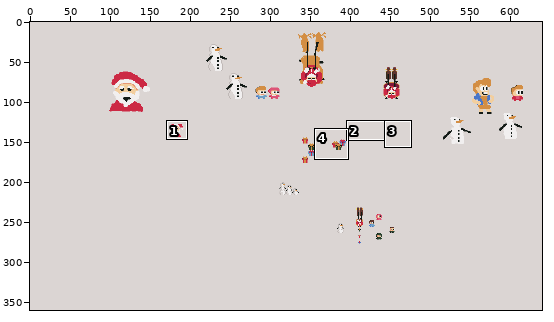
File history of a pixel-art file, rouge/Assets/Art/Drafts.aseprite. Above, an overview of the earlier version with the close-up marked.
Close-up. Before:
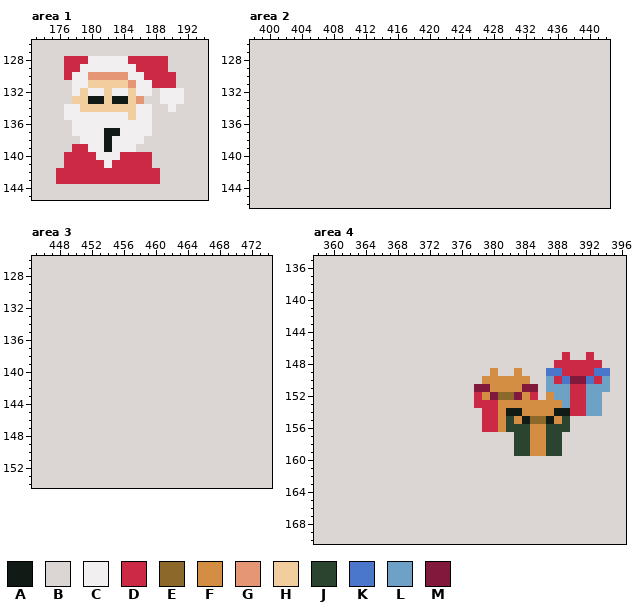
640x360 pixels, 1 frame. Shown: area 1: x 173..194, y 126..145; area 2: x 398..442, y 126..146; area 3: x 445..474, y 126..154; area 4: x 358..396, y 135..170. The commit also changed other parts of the picture, which this record leaves out.
Visible layers, top first: "Flattened #2", "santa/Layer 5", "santa/Layer 4", "Flattened", "Layer 3", "Layer 1".
Palette (. is transparent): A #121a16  B #dbd5d3  C #f1efef  D #cc2944  E #8c692a  F #d38e44  G #e59775  H #f2ce9e  J #2a442f  K #4a77c9  L #6ea1c6  M #80193b
Pixels before, area 1, first column x 173:
126 BBBBBBBBBBBBBBBBBBBBBB
127 BBBBBBBBBBBBBBBBBBBBBB
128 BBBBDDDCCCCCDDDDDBBBBB
129 BBBBDDCCCCCCCDDDDBBBBB
130 BBBBDCCGGGGGCCDDDDBBBB
131 BBBBBCCHHHHHGCCDDDBBBB
132 BBBBBCHCCHCCHCCBCCCBBB
133 BBBBBHHAAHAAHGBBCCCBBB
134 BBBBCCHHHHHHHCCBBCBBBB
135 BBBBCCCCCCCCHCCBBBBBBB
136 BBBBBCCCCCCCCCCBBBBBBB
137 BBBBBCCCCAACCCCBBBBBBB
138 BBBBBBCCCACCCCBBBBBBBB
139 BBBBBDDCCACCCBBBBBBBBB
140 BBBBDDDDCCCDDDDBBBBBBB
141 BBBBDDDDDCDDDDDBBBBBBB
142 BBBDDDDDDDDDDDDDBBBBBB
143 BBBDDDDDDDDDDDDDBBBBBB
144 BBBBBBBBBBBBBBBBBBBBBB
145 BBBBBBBBBBBBBBBBBBBBBB
Pixels before, area 2, first column x 398:
126 BBBBBBBBBBBBBBBBBBBBBBBBBBBBBBBBBBBBBBBBBBBBB
127 BBBBBBBBBBBBBBBBBBBBBBBBBBBBBBBBBBBBBBBBBBBBB
128 BBBBBBBBBBBBBBBBBBBBBBBBBBBBBBBBBBBBBBBBBBBBB
129 BBBBBBBBBBBBBBBBBBBBBBBBBBBBBBBBBBBBBBBBBBBBB
130 BBBBBBBBBBBBBBBBBBBBBBBBBBBBBBBBBBBBBBBBBBBBB
131 BBBBBBBBBBBBBBBBBBBBBBBBBBBBBBBBBBBBBBBBBBBBB
132 BBBBBBBBBBBBBBBBBBBBBBBBBBBBBBBBBBBBBBBBBBBBB
133 BBBBBBBBBBBBBBBBBBBBBBBBBBBBBBBBBBBBBBBBBBBBB
134 BBBBBBBBBBBBBBBBBBBBBBBBBBBBBBBBBBBBBBBBBBBBB
135 BBBBBBBBBBBBBBBBBBBBBBBBBBBBBBBBBBBBBBBBBBBBB
136 BBBBBBBBBBBBBBBBBBBBBBBBBBBBBBBBBBBBBBBBBBBBB
137 BBBBBBBBBBBBBBBBBBBBBBBBBBBBBBBBBBBBBBBBBBBBB
138 BBBBBBBBBBBBBBBBBBBBBBBBBBBBBBBBBBBBBBBBBBBBB
139 BBBBBBBBBBBBBBBBBBBBBBBBBBBBBBBBBBBBBBBBBBBBB
140 BBBBBBBBBBBBBBBBBBBBBBBBBBBBBBBBBBBBBBBBBBBBB
141 BBBBBBBBBBBBBBBBBBBBBBBBBBBBBBBBBBBBBBBBBBBBB
142 BBBBBBBBBBBBBBBBBBBBBBBBBBBBBBBBBBBBBBBBBBBBB
143 BBBBBBBBBBBBBBBBBBBBBBBBBBBBBBBBBBBBBBBBBBBBB
144 BBBBBBBBBBBBBBBBBBBBBBBBBBBBBBBBBBBBBBBBBBBBB
145 BBBBBBBBBBBBBBBBBBBBBBBBBBBBBBBBBBBBBBBBBBBBB
146 BBBBBBBBBBBBBBBBBBBBBBBBBBBBBBBBBBBBBBBBBBBBB
Pixels before, area 3, first column x 445:
126 BBBBBBBBBBBBBBBBBBBBBBBBBBBBBB
127 BBBBBBBBBBBBBBBBBBBBBBBBBBBBBB
128 BBBBBBBBBBBBBBBBBBBBBBBBBBBBBB
129 BBBBBBBBBBBBBBBBBBBBBBBBBBBBBB
130 BBBBBBBBBBBBBBBBBBBBBBBBBBBBBB
131 BBBBBBBBBBBBBBBBBBBBBBBBBBBBBB
132 BBBBBBBBBBBBBBBBBBBBBBBBBBBBBB
133 BBBBBBBBBBBBBBBBBBBBBBBBBBBBBB
134 BBBBBBBBBBBBBBBBBBBBBBBBBBBBBB
135 BBBBBBBBBBBBBBBBBBBBBBBBBBBBBB
136 BBBBBBBBBBBBBBBBBBBBBBBBBBBBBB
137 BBBBBBBBBBBBBBBBBBBBBBBBBBBBBB
138 BBBBBBBBBBBBBBBBBBBBBBBBBBBBBB
139 BBBBBBBBBBBBBBBBBBBBBBBBBBBBBB
140 BBBBBBBBBBBBBBBBBBBBBBBBBBBBBB
141 BBBBBBBBBBBBBBBBBBBBBBBBBBBBBB
142 BBBBBBBBBBBBBBBBBBBBBBBBBBBBBB
143 BBBBBBBBBBBBBBBBBBBBBBBBBBBBBB
144 BBBBBBBBBBBBBBBBBBBBBBBBBBBBBB
145 BBBBBBBBBBBBBBBBBBBBBBBBBBBBBB
146 BBBBBBBBBBBBBBBBBBBBBBBBBBBBBB
147 BBBBBBBBBBBBBBBBBBBBBBBBBBBBBB
148 BBBBBBBBBBBBBBBBBBBBBBBBBBBBBB
149 BBBBBBBBBBBBBBBBBBBBBBBBBBBBBB
150 BBBBBBBBBBBBBBBBBBBBBBBBBBBBBB
151 BBBBBBBBBBBBBBBBBBBBBBBBBBBBBB
152 BBBBBBBBBBBBBBBBBBBBBBBBBBBBBB
153 BBBBBBBBBBBBBBBBBBBBBBBBBBBBBB
154 BBBBBBBBBBBBBBBBBBBBBBBBBBBBBB
Pixels before, area 4, first column x 358:
135 BBBBBBBBBBBBBBBBBBBBBBBBBBBBBBBBBBBBBBB
136 BBBBBBBBBBBBBBBBBBBBBBBBBBBBBBBBBBBBBBB
137 BBBBBBBBBBBBBBBBBBBBBBBBBBBBBBBBBBBBBBB
138 BBBBBBBBBBBBBBBBBBBBBBBBBBBBBBBBBBBBBBB
139 BBBBBBBBBBBBBBBBBBBBBBBBBBBBBBBBBBBBBBB
140 BBBBBBBBBBBBBBBBBBBBBBBBBBBBBBBBBBBBBBB
141 BBBBBBBBBBBBBBBBBBBBBBBBBBBBBBBBBBBBBBB
142 BBBBBBBBBBBBBBBBBBBBBBBBBBBBBBBBBBBBBBB
143 BBBBBBBBBBBBBBBBBBBBBBBBBBBBBBBBBBBBBBB
144 BBBBBBBBBBBBBBBBBBBBBBBBBBBBBBBBBBBBBBB
145 BBBBBBBBBBBBBBBBBBBBBBBBBBBBBBBBBBBBBBB
146 BBBBBBBBBBBBBBBBBBBBBBBBBBBBBBBBBBBBBBB
147 BBBBBBBBBBBBBBBBBBBBBBBBBBBBBBBDBBDBBBB
148 BBBBBBBBBBBBBBBBBBBBBBBBBBBBBBDDDDDDBBB
149 BBBBBBBBBBBBBBBBBBBBBBFBBFBBBKKDDDDKKBB
150 BBBBBBBBBBBBBBBBBBBBBFFFFFFBBLDKMMKDLBB
151 BBBBBBBBBBBBBBBBBBBBMMFFFFMMBLLLDDLLLBB
152 BBBBBBBBBBBBBBBBBBBBDFMEEMFDBFLLDDLLBBB
153 BBBBBBBBBBBBBBBBBBBBDDDFFFFFFFFLDDLLBBB
154 BBBBBBBBBBBBBBBBBBBBBDDFAAFFFFAADDLLBBB
155 BBBBBBBBBBBBBBBBBBBBBDDFJFAEEAFJBBBBBBB
156 BBBBBBBBBBBBBBBBBBBBBDDFJJJFFJJJBBBBBBB
157 BBBBBBBBBBBBBBBBBBBBBBBBBJJFFJJBBBBBBBB
158 BBBBBBBBBBBBBBBBBBBBBBBBBJJFFJJBBBBBBBB
159 BBBBBBBBBBBBBBBBBBBBBBBBBJJFFJJBBBBBBBB
160 BBBBBBBBBBBBBBBBBBBBBBBBBBBBBBBBBBBBBBB
161 BBBBBBBBBBBBBBBBBBBBBBBBBBBBBBBBBBBBBBB
162 BBBBBBBBBBBBBBBBBBBBBBBBBBBBBBBBBBBBBBB
163 BBBBBBBBBBBBBBBBBBBBBBBBBBBBBBBBBBBBBBB
164 BBBBBBBBBBBBBBBBBBBBBBBBBBBBBBBBBBBBBBB
165 BBBBBBBBBBBBBBBBBBBBBBBBBBBBBBBBBBBBBBB
166 BBBBBBBBBBBBBBBBBBBBBBBBBBBBBBBBBBBBBBB
167 BBBBBBBBBBBBBBBBBBBBBBBBBBBBBBBBBBBBBBB
168 BBBBBBBBBBBBBBBBBBBBBBBBBBBBBBBBBBBBBBB
169 BBBBBBBBBBBBBBBBBBBBBBBBBBBBBBBBBBBBBBB
170 BBBBBBBBBBBBBBBBBBBBBBBBBBBBBBBBBBBBBBB
After the commit:
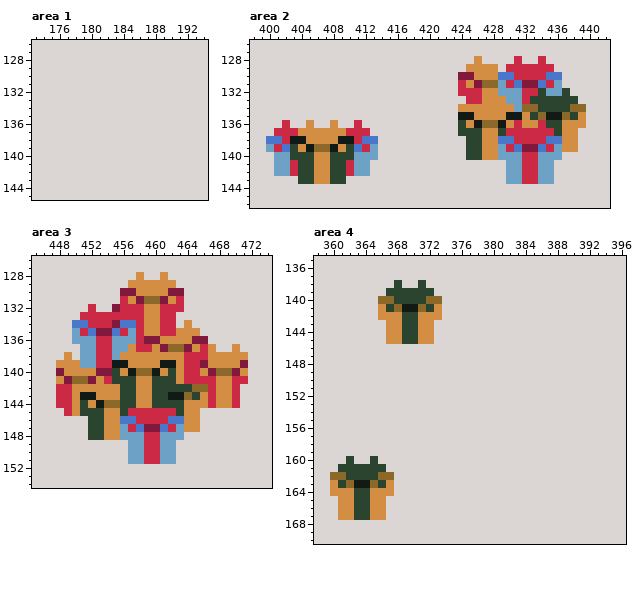
Changes in this commit:
layer "Flattened #2" removed
Changed rows in their new state; - is an unchanged pixel.
Area 1:
first column x 176:
128 -BBBBBBBBBBBBB--
129 -BBBBBBBBBBBBB--
130 -BBBBBBBBBBBBBB-
131 --BBBBBBBBBBBBB-
132 --BBBBBBBBBB-BBB
133 --BBBBBBBBB--BBB
134 -BBBBBBBBBBB--B-
135 -BBBBBBBBBBB----
136 --BBBBBBBBBB----
137 --BBBBBBBBBB----
138 ---BBBBBBBB-----
139 --BBBBBBBB------
140 -BBBBBBBBBBB----
141 -BBBBBBBBBBB----
142 BBBBBBBBBBBBB---
143 BBBBBBBBBBBBB---
Area 2, layer "Layer 3":
first column x 400:
128 --------------------------F----D--D-----
129 -------------------------FFFF-DDDDDD----
130 ------------------------MMFFFKKDDDDKK---
131 ------------------------DFMEELDKMMKDL---
132 ------------------------DDDFFLLLDDJLLJ--
133 -------------------------DDFFFLLDJJJJJJ-
134 ------------------------FFFFFFFLEEJJJJEE
135 ------------------------AAFFFFAAFJEAAEJF
136 --D--F--F--D------------JFAEEAFDFFDJJFFF
137 -DDDFFFFFFDDD-----------JJJFFJDDDDDDJFF-
138 KKDAAFFFFAADKK-----------JJFFKKDDDDKKFF-
139 LDKJFAEEAFJKDL-----------JJFFLDKMMKDLFF-
140 -LLJJJFFJJJLLL-----------JJFFLLLDDLLL---
141 -LLDJJFFJJDLL-----------------LLDDLL----
142 -LLDJJFFJJDLL-----------------LLDDLL----
143 ----JJFFJJ--------------------LLDDLL----
Area 3, layer "Layer 3":
first column x 448:
128 ----------F--F----------
129 ---------FFFFFF---------
130 --------MMFFFFMM--------
131 --------DFMEEMFD--------
132 ----D--MDDDFFDDD--------
133 ---DDDDDDDDFFDD---------
134 --KKDDDMKKDFFDD-F-------
135 --LDKMMKDLDFFDDFFF------
136 --LLLDDLLLDMMFFFFMM-----
137 ---LLDDLLFDDFMEEMFDF--F-
138 -F-LLDDLFFFFFFFFDDDFFFFF
139 FFFLLDDAAFFFFAAFDDMFFFFM
140 MFFFFMMJFAEEAFJFDDFMEEMF
141 FMEEMFDJJJFFJJJFDDDDFFDD
142 DDFFFFFFJJFFJJJJJEEDFFD-
143 DDFAAFFFJJFFJJAAEJFDFFD-
144 DDFJFAEEJJFFJJJJFFFDFFD-
145 -DFJJJFFJDDDDDDJFF------
146 ----JJFFKKDDDDKKFF------
147 ----JJFFLDKMMKDLFF------
148 ----JJFFLLLDDLLL--------
149 ---------LLDDLL---------
150 ---------LLDDLL---------
151 ---------LLDDLL---------
Area 4, layers "Flattened", "Layer 3":
first column x 360:
138 --------J--J-----------------------
139 -------JJJJJJ----------------------
140 ------EEJJJJEE---------------------
141 ------FJEAAEJF---------------------
142 ------FFFJJFFF---------------------
143 -------FFJJFF----------------------
144 -------FFJJFF----------------------
145 -------FFJJFF----------------------
147 -----------------------------B--B--
148 ----------------------------BBBBBB-
149 --------------------B--B---BBBBBBBB
150 -------------------BBBBBB--BBBBBBBB
151 ------------------BBBBBBBB-BBBBBBBB
152 ------------------BBBBBBBB-BBBBBBB-
153 ------------------BBBBBBBBBBBBBBBB-
154 -------------------BBBBBBBBBBBBBBB-
155 -------------------BBBBBBBBBBB-----
156 -------------------BBBBBBBBBBB-----
157 -----------------------BBBBBB------
158 -----------------------BBBBBB------
159 -----------------------BBBBBB------
160 --J--J-----------------------------
161 -JJJJJJ----------------------------
162 EEJJJJEE---------------------------
163 FJEAAEJF---------------------------
164 FFFJJFFF---------------------------
165 -FFJJFF----------------------------
166 -FFJJFF----------------------------
167 -FFJJFF----------------------------
Boxes around the changes in both close-ups, in picture pixels (x1, y1, x2, y2):
changed: (56, 56, 184, 184)
changed: (458, 56, 586, 184)
changed: (266, 120, 378, 184)
changed: (56, 272, 248, 464)
changed: (378, 280, 442, 344)
changed: (474, 352, 610, 456)
changed: (330, 456, 394, 520)
